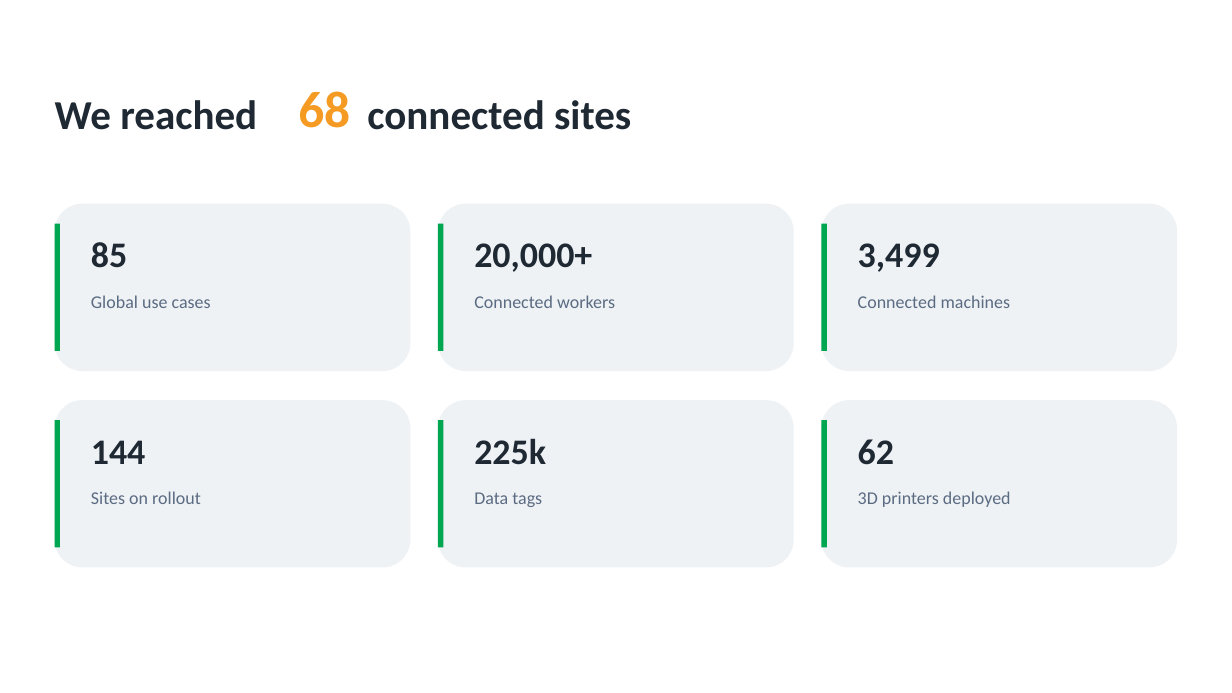
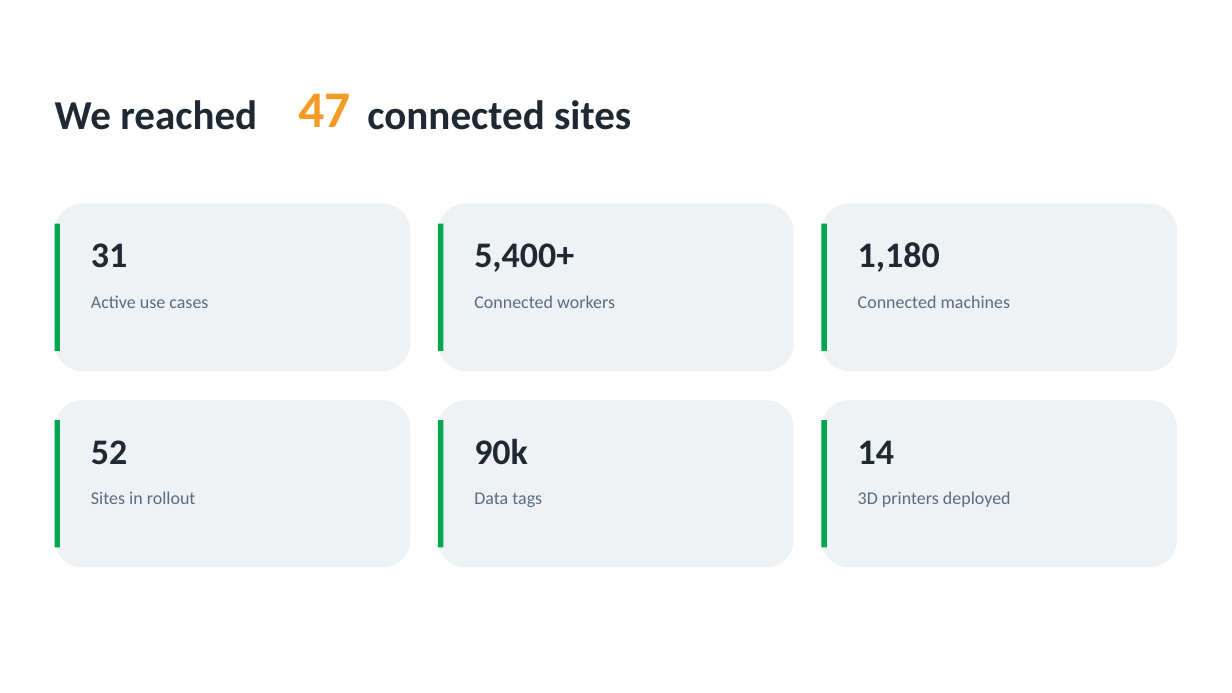
Before and after one commit to dto-vng/weprompt, a slide deck: slide 3 of packages/desktop/resources/presentation-templates/connected-ops.pptx. Drawn at 1232x693 pixels with LibreOffice and Linux fonts; fonts in the diff are those of the drawing. Boxes give left, top, right and bottom in pixels: in the first picture for what was removed or moved away, otherwise in the second. Text is boxed around its words. In the diff, an @@ line names an element or a change of style, - is before the commit and + after.

Commit message:
fix(presentation): replace lifted sample metrics with fictional values

```diff
--- a/packages/desktop/resources/presentation-templates/connected-ops.pptx
+++ b/packages/desktop/resources/presentation-templates/connected-ops.pptx
@@ text at <box>298,93,350,127</box>: text changed @@
-68
+47
@@ text at <box>91,243,127,268</box>: text changed @@
-85
+31
@@ text at <box>474,243,574,272</box>: text changed @@
-20,000+
+5,400+
@@ text at <box>858,242,940,272</box>: text changed @@
-3,499
+1,180
@@ text at <box>91,295,208,308</box>: text changed @@
-Global use cases
+Active use cases
@@ text at <box>91,440,127,465</box>: text changed @@
-144
+52
@@ text at <box>474,438,528,465</box>: text changed @@
-225k
+90k
@@ text at <box>858,440,894,464</box>: text changed @@
-62
+14
@@ text at <box>91,491,196,504</box>: text changed @@
-Sites on rollout
+Sites in rollout
```
Also in this commit, not shown: 3 other files.
